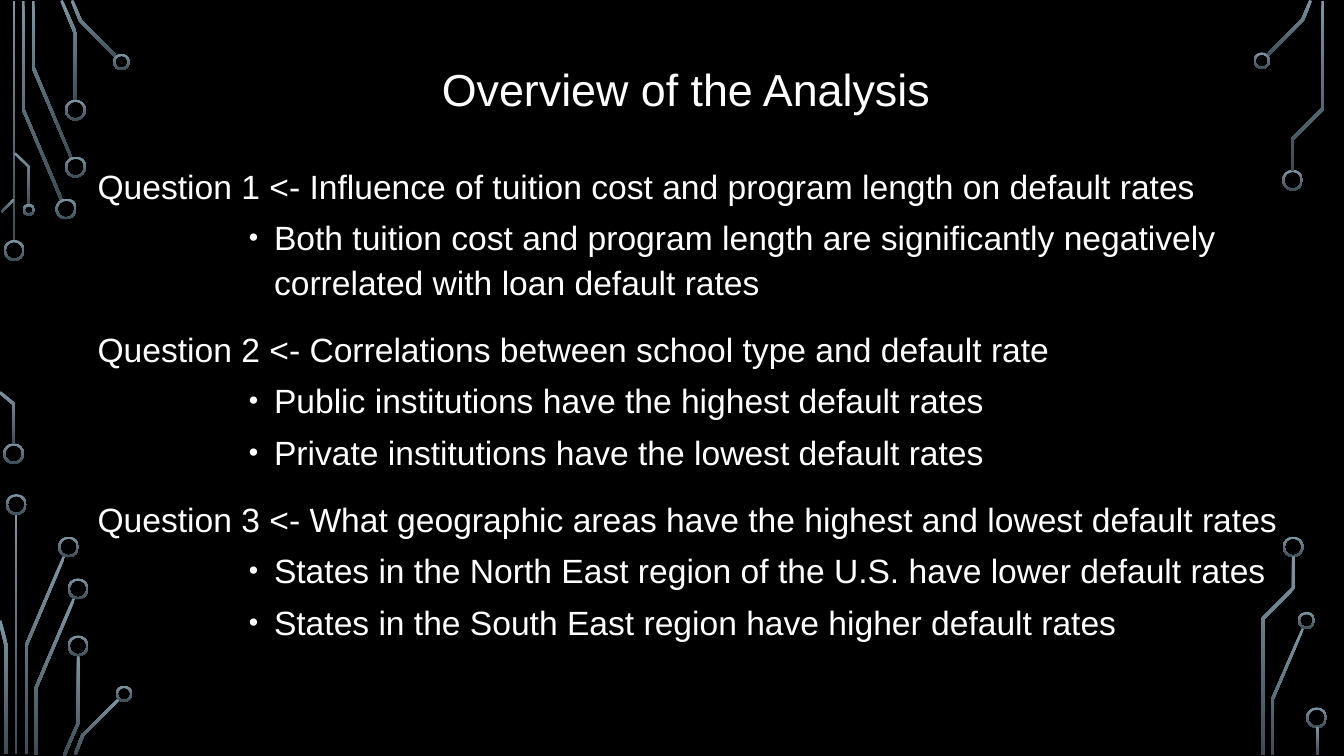
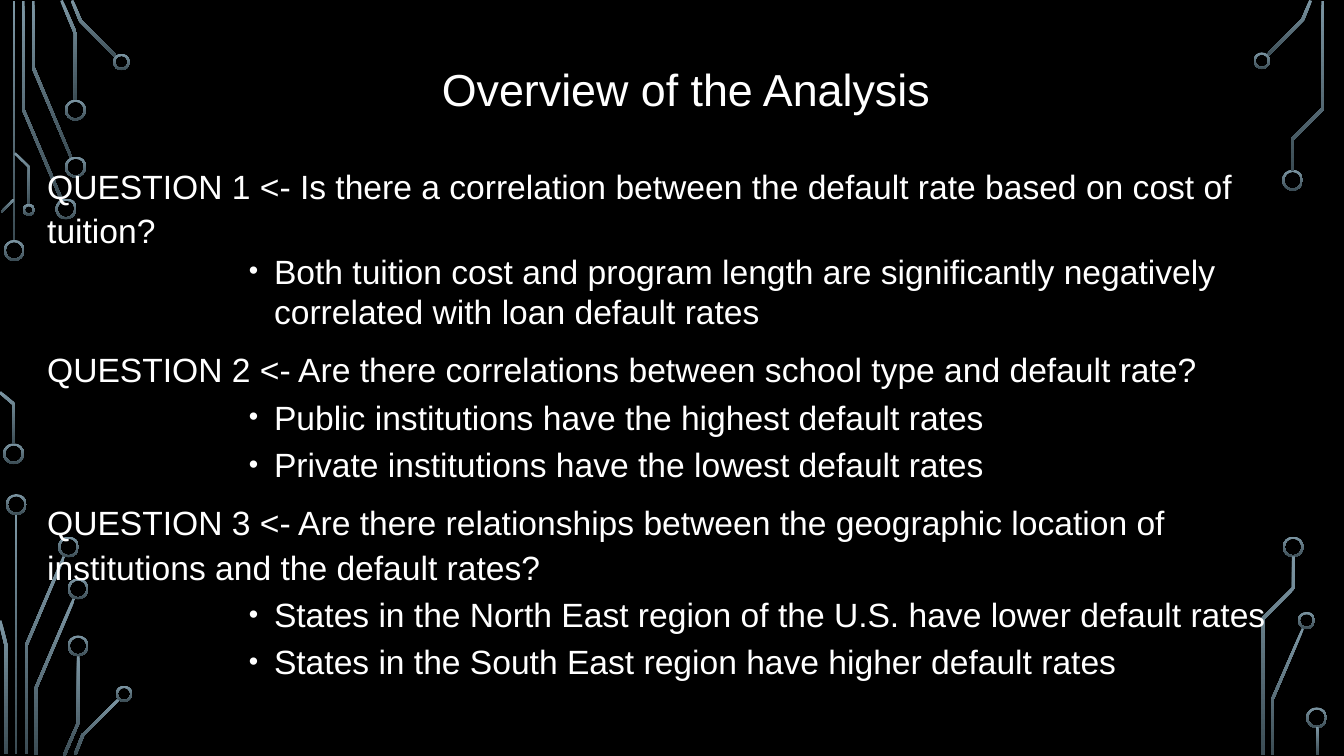
Before and after one commit to matt-pelham/rgang, a slide deck: slide 17 of Default Data Group Project - final version.pptx. Drawn at 1344x756 pixels with LibreOffice and Linux fonts; fonts in the diff are those of the drawing; background and template pictures are left out. Boxes give left, top, right and bottom in pixels: in the first picture for what was removed or moved away, otherwise in the second. Text is boxed around its words. In the diff, an @@ line names an element or a change of style, - is before the commit and + after.

```diff
--- a/Default Data Group Project - final version.pptx
+++ b/Default Data Group Project - final version.pptx
@@ text at <box>47,172,1232,244</box>: text changed @@
-  Question 1 <- Influence of tuition cost and program length on default rates
+QUESTION 1 <- Is there a correlation between the default rate based on cost of tuition?
@@ text at <box>274,259,1266,681</box>: line spacing 1.1 to 1; less space between paragraphs @@
@@ text at <box>47,357,1197,389</box>: text changed @@
-  Question 2 <- Correlations between school type and default rate
+QUESTION 2 <- Are there correlations between school type and default rate?
@@ text at <box>47,510,1165,587</box>: text changed @@
-  Question 3 <- What geographic areas have the highest and lowest default rates
+QUESTION 3 <- Are there relationships between the geographic location of institutions and the default rates?
```
Also in this commit, not shown: 15 other slides changed.
